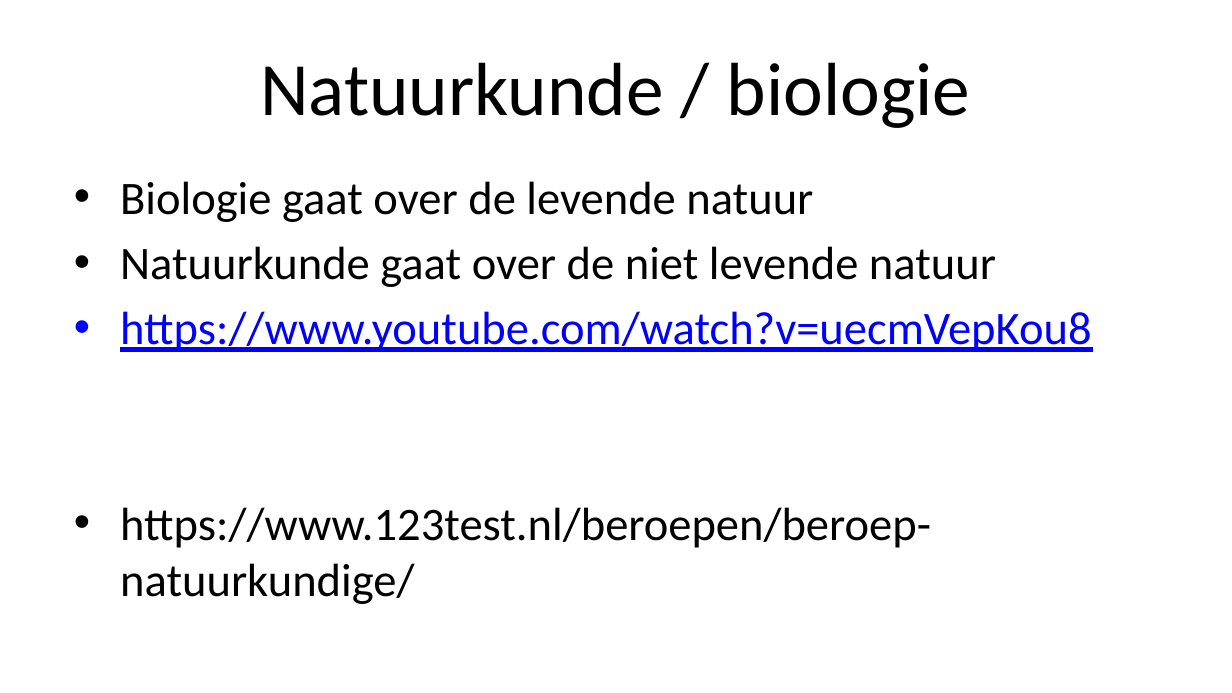
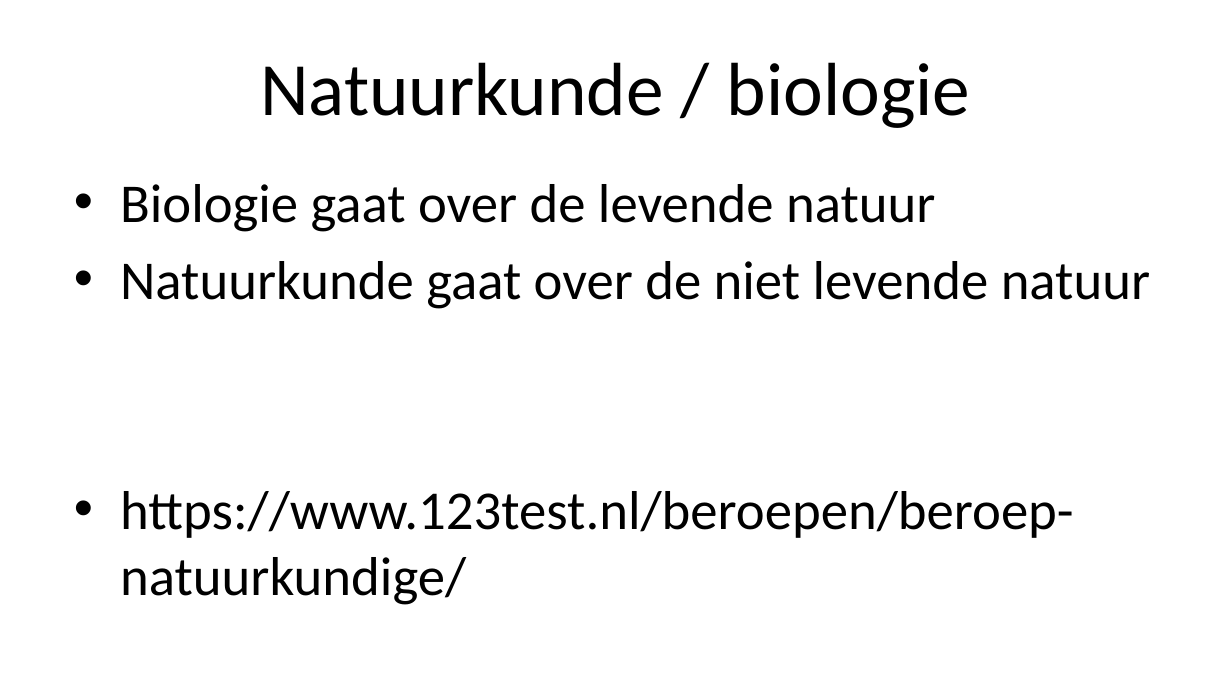
Before and after one commit to hansdejongehv/Weekendschool-Natuurkunde-Physics, a slide deck: slide 7 of Beroepen/Natuurkunde - Intro & beroepen v0.5.pptx. Drawn at 1232x693 pixels with LibreOffice and Linux fonts; fonts in the diff are those of the drawing. Boxes give left, top, right and bottom in pixels: in the first picture for what was removed or moved away, otherwise in the second. Text is boxed around its words. In the diff, an @@ line names an element or a change of style, - is before the commit and + after.

```diff
--- a/Beroepen/Natuurkunde - Intro & beroepen v0.5.pptx
+++ b/Beroepen/Natuurkunde - Intro & beroepen v0.5.pptx
@@ text "Biologie gaat over de levende ..." at bbox=[120, 184, 1150, 605]: size 27.2 to 32 pt @@
@@ text at bbox=[120, 311, 1091, 352]: paragraph removed @@
-• https://www.youtube.com/watch?v=uecmVepKou8
```
Also in this commit, not shown: 1 other file.
